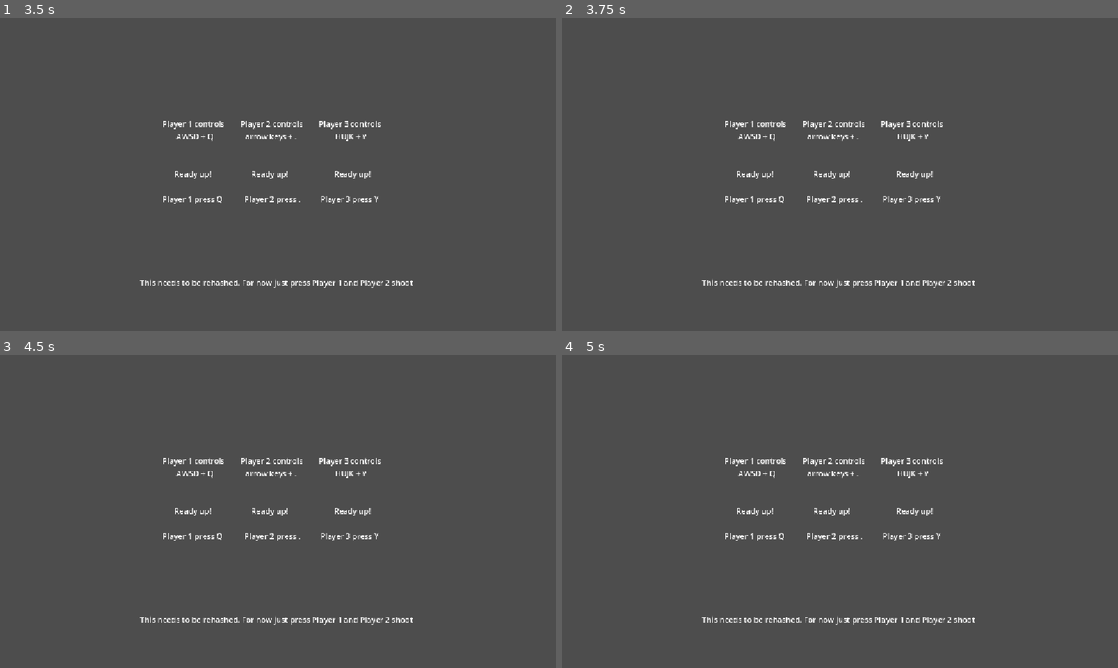
Above: before the commit, frames 1-4 (two rows, left to right).
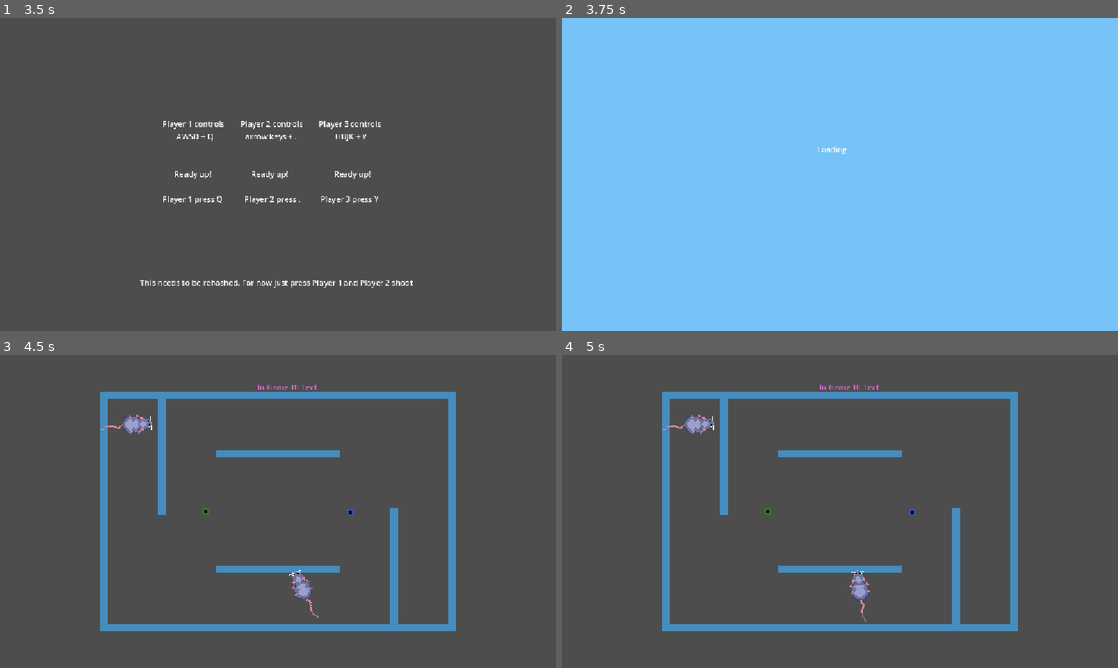
Above: after the commit, the same moments.

Repository: JoeyGiordano/TankTrouble2
Game: Godot game, scene res://game_container/game_container.tscn
Same seed, same stepped clock (60 frames per second), same inputs: the game is played once before the commit and once after it. The engine's default icon, where the game draws it, is replaced by a stand-in: a white triangle on a blue panel in a dark square.
Inputs:
- Up to frame 1 (3.5 s): click "[CutSceneOver]" at 0.5 s; click "Play" at 1.25 s; click "Play!" at 2 s; tap Enter at 2.75 s; hold W (player1_up) from 2.78 s (still down); hold . (player0_shoot) from 2.78 s (still down)
- Up to frame 2 (3.75 s): tap Space at 3.5 s; release W (player1_up) at 3.53 s; release . (player0_shoot) at 3.53 s; hold Down (ui_down) from 3.53 s (still down); tap Q (player1_shoot) at 3.6 s
- Up to frame 3 (4.5 s): tap Enter at 4.25 s; release Down (ui_down) at 4.28 s; hold W (player1_up) from 4.28 s (still down); tap K (player2_right) at 4.35 s
- Up to frame 4 (5 s): keep holding W (player1_up)

Frame 1 is identical in both runs. In frame 2, 100% of the frame differs, in the area x 0-100%, y 0-100%; in frame 3, 8.9%; in frame 4, 8.9%.
Error before the commit: Parse Error: Could not resolve external class member "create_player_tank". (res://autoloads/GameManager.gd:39)

Commit message:
tank 0 fix

Diff:
--- a/tank/loadouts/basic/basic_tankloadout.tscn
+++ b/tank/loadouts/basic/basic_tankloadout.tscn
@@ -1,7 +1,6 @@
-[gd_scene load_steps=81 format=3 uid="uid://2su3htx11obo"]
+[gd_scene load_steps=80 format=3 uid="uid://2su3htx11obo"]
 
 [ext_resource type="Script" uid="uid://cevvdvskheoas" path="res://tank/loadouts/basic/basic_tankloadout.gd" id="1_vab7l"]
-[ext_resource type="Texture2D" path="res://sprites/master_spriteshee_basict.png" id="3_camnk"]
 [ext_resource type="Texture2D" uid="uid://06u5raro54dx" path="res://sprites/master_spriteshee_basic.png" id="3_ftwc1"]
 [ext_resource type="Script" uid="uid://dsmpmfacmdo3b" path="res://tank/loadouts/loadout_sprite.gd" id="4_ftwc1"]
 
@@ -230,79 +229,79 @@
 region = Rect2(128, 162, 32, 54)
 
 [sub_resource type="AtlasTexture" id="AtlasTexture_0e6es"]
-atlas = ExtResource("3_camnk")
+atlas = ExtResource("3_ftwc1")
 region = Rect2(0, 54, 32, 54)
 
 [sub_resource type="AtlasTexture" id="AtlasTexture_o7dop"]
-atlas = ExtResource("3_camnk")
+atlas = ExtResource("3_ftwc1")
 region = Rect2(0, 54, 32, 54)
 
 [sub_resource type="AtlasTexture" id="AtlasTexture_foccl"]
-atlas = ExtResource("3_camnk")
+atlas = ExtResource("3_ftwc1")
 region = Rect2(32, 54, 32, 54)
 
 [sub_resource type="AtlasTexture" id="AtlasTexture_dn8ki"]
-atlas = ExtResource("3_camnk")
+atlas = ExtResource("3_ftwc1")
 region = Rect2(64, 54, 32, 54)
 
 [sub_resource type="AtlasTexture" id="AtlasTexture_okiu4"]
-atlas = ExtResource("3_camnk")
+atlas = ExtResource("3_ftwc1")
 region = Rect2(96, 54, 32, 54)
 
 [sub_resource type="AtlasTexture" id="AtlasTexture_581ss"]
-atlas = ExtResource("3_camnk")
+atlas = ExtResource("3_ftwc1")
 region = Rect2(128, 54, 32, 54)
 
 [sub_resource type="AtlasTexture" id="AtlasTexture_esbck"]
-atlas = ExtResource("3_camnk")
+atlas = ExtResource("3_ftwc1")
 region = Rect2(160, 54, 32, 54)
 
 [sub_resource type="AtlasTexture" id="AtlasTexture_7ixuf"]
-atlas = ExtResource("3_camnk")
+atlas = ExtResource("3_ftwc1")
 region = Rect2(192, 54, 32, 54)
 
 [sub_resource type="AtlasTexture" id="AtlasTexture_3uri3"]
-atlas = ExtResource("3_camnk")
+atlas = ExtResource("3_ftwc1")
 region = Rect2(224, 54, 32, 54)
 
 [sub_resource type="AtlasTexture" id="AtlasTexture_hjtcn"]
-atlas = ExtResource("3_camnk")
+atlas = ExtResource("3_ftwc1")
 region = Rect2(256, 54, 32, 54)
 
 [sub_resource type="AtlasTexture" id="AtlasTexture_bmapq"]
-atlas = ExtResource("3_camnk")
+atlas = ExtResource("3_ftwc1")
 region = Rect2(288, 54, 32, 54)
 
 [sub_resource type="AtlasTexture" id="AtlasTexture_y4g04"]
-atlas = ExtResource("3_camnk")
+atlas = ExtResource("3_ftwc1")
 region = Rect2(320, 54, 32, 54)
 
 [sub_resource type="AtlasTexture" id="AtlasTexture_pp2fn"]
-atlas = ExtResource("3_camnk")
+atlas = ExtResource("3_ftwc1")
 region = Rect2(352, 54, 32, 54)
 
 [sub_resource type="AtlasTexture" id="AtlasTexture_xip82"]
-atlas = ExtResource("3_camnk")
+atlas = ExtResource("3_ftwc1")
 region = Rect2(384, 54, 32, 54)
 
 [sub_resource type="AtlasTexture" id="AtlasTexture_0g63q"]
-atlas = ExtResource("3_camnk")
+atlas = ExtResource("3_ftwc1")
 region = Rect2(416, 54, 32, 54)
 
 [sub_resource type="AtlasTexture" id="AtlasTexture_a8rx4"]
-atlas = ExtResource("3_camnk")
+atlas = ExtResource("3_ftwc1")
 region = Rect2(448, 54, 32, 54)
 
 [sub_resource type="AtlasTexture" id="AtlasTexture_6p7cg"]
-atlas = ExtResource("3_camnk")
+atlas = ExtResource("3_ftwc1")
 region = Rect2(480, 54, 32, 54)
 
 [sub_resource type="AtlasTexture" id="AtlasTexture_lfxjc"]
-atlas = ExtResource("3_camnk")
+atlas = ExtResource("3_ftwc1")
 region = Rect2(512, 54, 32, 54)
 
 [sub_resource type="AtlasTexture" id="AtlasTexture_6x23q"]
-atlas = ExtResource("3_camnk")
+atlas = ExtResource("3_ftwc1")
 region = Rect2(544, 54, 32, 54)
 
 [sub_resource type="SpriteFrames" id="SpriteFrames_t0xl2"]
@@ -605,7 +604,6 @@
 rotation = 1.5707964
 sprite_frames = SubResource("SpriteFrames_t0xl2")
 animation = &"tank_green_idle"
-frame_progress = 0.8144919
 script = ExtResource("4_ftwc1")
 metadata/_custom_type_script = "uid://dsmpmfacmdo3b"
 
--- a/tank/tank.gd
+++ b/tank/tank.gd
@@ -49,7 +49,7 @@
 		despawn() #just hides them from view, locks input, and disables their rigidbody interactions
 
 	print(sprite_id)
-0	tank_rigidbody.get_child(0).sprite_id = sprite_id
+	tank_rigidbody.get_child(0).sprite_id = sprite_id
 	tank_rigidbody.get_child(0).set_sprite()
 
 func _process(_delta) :
